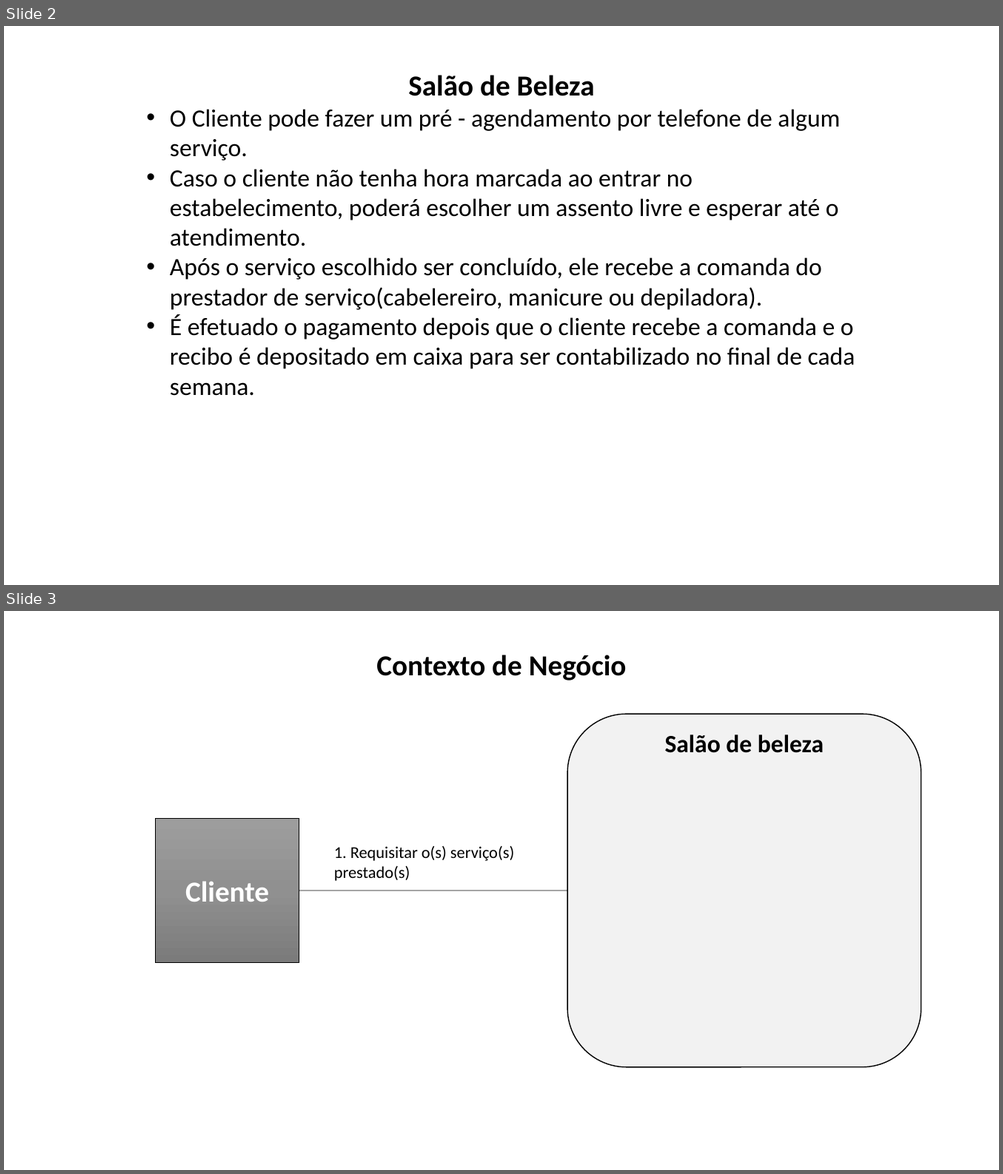
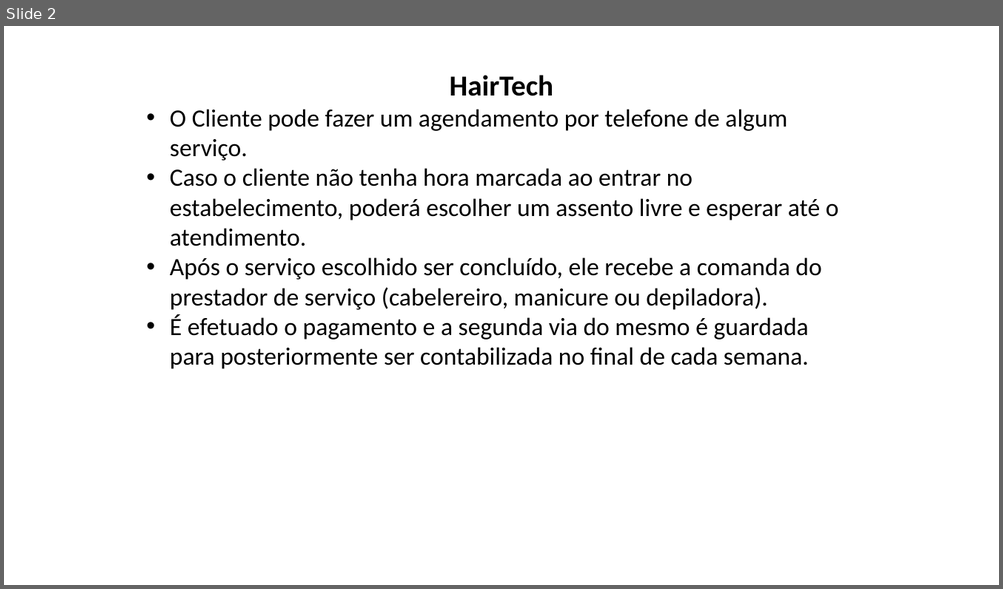
Before and after one commit to MSPowerSI/hairtech, a slide deck: artefatos/15 - Arquitetura de Negócio para cada Cenário.pptx. Shown one above the other, each under a label of ours: slides 2 and 3 before the commit, slide 2 after it. The pictures are 1003x1174 and 1003x589 pixels, drawn with LibreOffice and Linux fonts; fonts in the diff are those of the drawing. Boxes give left, top, right and bottom in pixels: in the first picture for what was removed or moved away, otherwise in the second. Text is boxed around its words. In the diff, an @@ line names an element or a change of style, - is before the commit and + after.

```diff
--- a/artefatos/15 - Arquitetura de Negócio para cada Cenário.pptx
+++ b/artefatos/15 - Arquitetura de Negócio para cada Cenário.pptx
@@ slide 3 removed at [4, 611, 999, 1170], background #FFFFFF @@
@@ title removed at [376, 655, 626, 681] @@
-Contexto de Negócio
@@ rounded rectangle removed at [567, 714, 921, 1068] @@
@@ text removed at [665, 735, 823, 753] @@
-Salão de beleza
@@ rectangle removed at [156, 819, 299, 963] @@
-Cliente
@@ text removed at [334, 846, 514, 881] @@
-1. Requisitar o(s) serviço(s) prestado(s)
@@ line removed from (567, 891) to (296, 891) @@
@@ slide 2 changed as well @@
@@ text at [170, 75, 787, 161]: text changed @@
-Salão de Beleza
-• O Cliente pode fazer um pré - agendamento por telefone de algum serviço.
+HairTech
+• O Cliente pode fazer um agendamento por telefone de algum serviço.
@@ text at [170, 258, 821, 369]: text changed @@
-• Após o serviço escolhido ser concluído, ele recebe a comanda do prestador de serviço(cabelereiro, manicure ou depiladora).
-• É efetuado o pagamento depois que o cliente recebe a comanda e o recibo é depositado em caixa para ser contabilizado no final de cada semana.
+• Após o serviço escolhido ser concluído, ele recebe a comanda do prestador de serviço (cabelereiro, manicure ou depiladora).
+• É efetuado o pagamento e a segunda via do mesmo é guardada para posteriormente ser contabilizada no final de cada semana.
```
Also in this commit, not shown: 2 other slides changed, 5 slides added.
